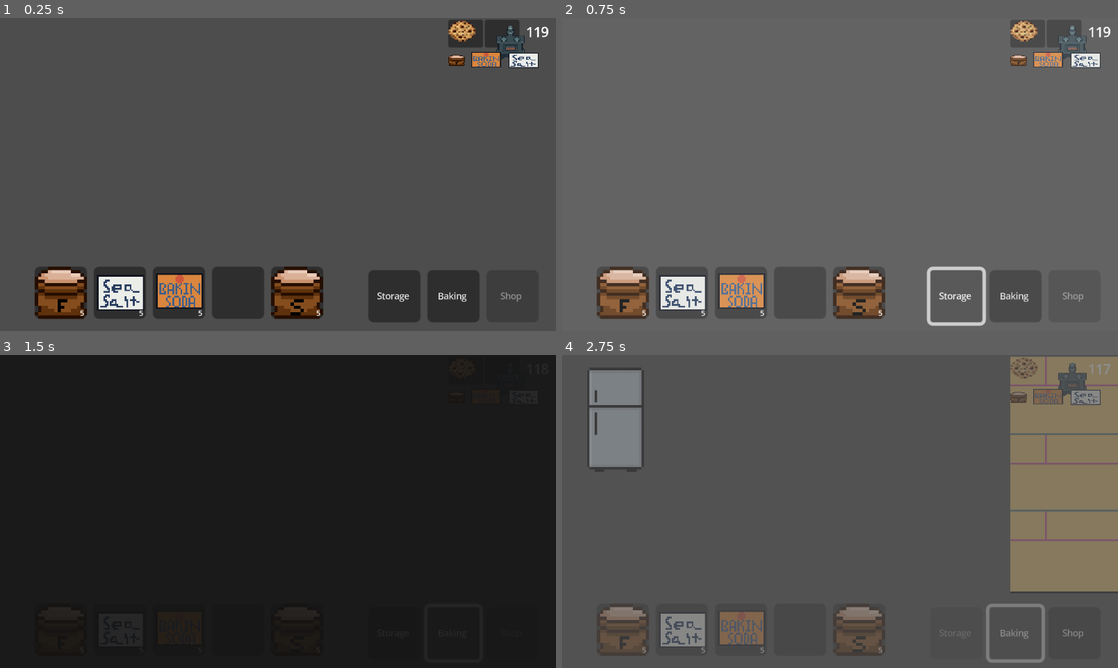
Above: before the commit, frames 1-4 (two rows, left to right).
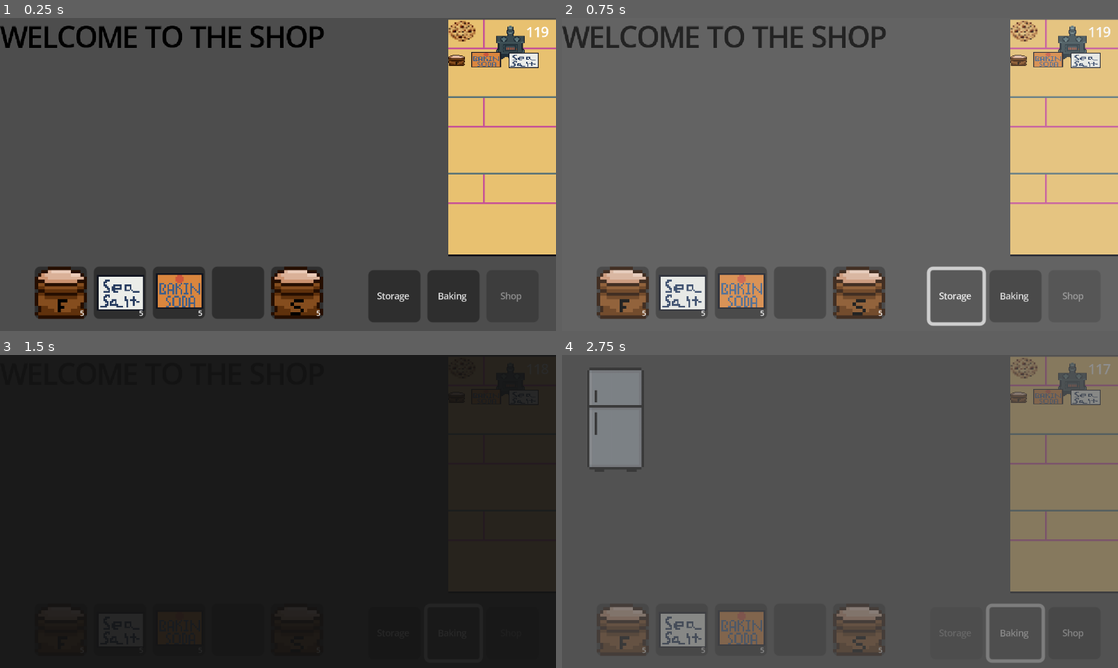
Above: after the commit, the same moments.

Repository: amusci/sweet-treat
Game: Godot game, scene res://Scenes/Areas/shop_playground.tscn
Same seed, same stepped clock (60 frames per second), same inputs: the game is played once before the commit and once after it. This scene is started directly instead of the project's main scene.
Inputs:
- Up to frame 1 (0.25 s): no input
- Up to frame 2 (0.75 s): click "Storage" at 0.5 s
- Up to frame 3 (1.5 s): click "Baking" at 1.25 s
- Up to frame 4 (2.75 s): click "Baking" at 2 s

The runs differ from the first frame. In frame 1, 15% of the frame differs, in the area x 0-100%, y 0-77%; in frame 2, 15%; in frame 3, less than 0.1%; in frame 4, nothing differs.

Commit message:
last push before merge real quick

Diff:
--- a/Scenes/Areas/shop_playground.tscn
+++ b/Scenes/Areas/shop_playground.tscn
@@ -1,10 +1,11 @@
-[gd_scene load_steps=6 format=3 uid="uid://4rouxcf08nwj"]
+[gd_scene load_steps=7 format=3 uid="uid://4rouxcf08nwj"]
 
 [ext_resource type="Script" uid="uid://b3cly2n5obgcy" path="res://Scenes/Areas/ui.gd" id="1_7h0is"]
 [ext_resource type="PackedScene" uid="uid://q1v1svbbga3m" path="res://Scenes/NonUpgradables/tablehotbar/hotbar.tscn" id="2_aj1vn"]
 [ext_resource type="PackedScene" uid="uid://b8rhowa3gudpk" path="res://Scenes/SceneSwitching/SceneButtons.tscn" id="3_t82ki"]
 [ext_resource type="PackedScene" uid="uid://bqekke6vc13d1" path="res://Scenes/Orders/OrderContainer.tscn" id="4_7h0is"]
 [ext_resource type="PackedScene" uid="uid://dtu3jt1kqe2kv" path="res://Scenes/Areas/UIScenes/pause_menu.tscn" id="5_aneyl"]
+[ext_resource type="Texture2D" uid="uid://b1d5mv0ylx62x" path="res://Assets/TempAssets/ordercontainertest.png" id="5_wspjr"]
 
 [node name="ShopPlayground" type="Node2D"]
 script = ExtResource("1_7h0is")
@@ -27,9 +28,29 @@
 offset_right = 320.0
 offset_bottom = 137.0
 
+[node name="TextureRect2" type="TextureRect" parent="OrderContainer"]
+layout_mode = 0
+offset_right = 40.0
+offset_bottom = 40.0
+texture = ExtResource("5_wspjr")
+
 [node name="PauseMenu" parent="." instance=ExtResource("5_aneyl")]
+visible = false
 anchors_preset = 15
 anchor_right = 1.0
 anchor_bottom = 1.0
 grow_horizontal = 2
 grow_vertical = 2
+
+[node name="Control" type="Control" parent="."]
+layout_mode = 3
+anchors_preset = 0
+offset_right = 40.0
+offset_bottom = 40.0
+
+[node name="Label" type="Label" parent="Control"]
+layout_mode = 0
+offset_right = 40.0
+offset_bottom = 22.3333
+theme_override_colors/font_color = Color(0, 0, 0, 1)
+text = "WELCOME TO THE SHOP"
--- a/Scenes/Areas/storage_playground.tscn
+++ b/Scenes/Areas/storage_playground.tscn
@@ -44,3 +44,4 @@
 position = Vector2(210, 58)
 
 [node name="PauseMenu" parent="." instance=ExtResource("8_xkyle")]
+visible = false
--- a/Scenes/Areas/store.tscn
+++ /dev/null
@@ -1,3 +0,0 @@
-[gd_scene format=3 uid="uid://bwyo7mlmnhxsp"]
-
-[node name="Store" type="Node2D"]
--- a/default_bus_layout.tres
+++ b/default_bus_layout.tres
@@ -1,6 +1,7 @@
-[gd_resource type="AudioBusLayout" load_steps=0 format=3 uid="uid://7wjt2tvs22ed"]
+[gd_resource type="AudioBusLayout" format=3 uid="uid://7wjt2tvs22ed"]
 
 [resource]
+bus/0/volume_db = 3.64024
 bus/1/name = &"Music"
 bus/1/solo = false
 bus/1/mute = false
